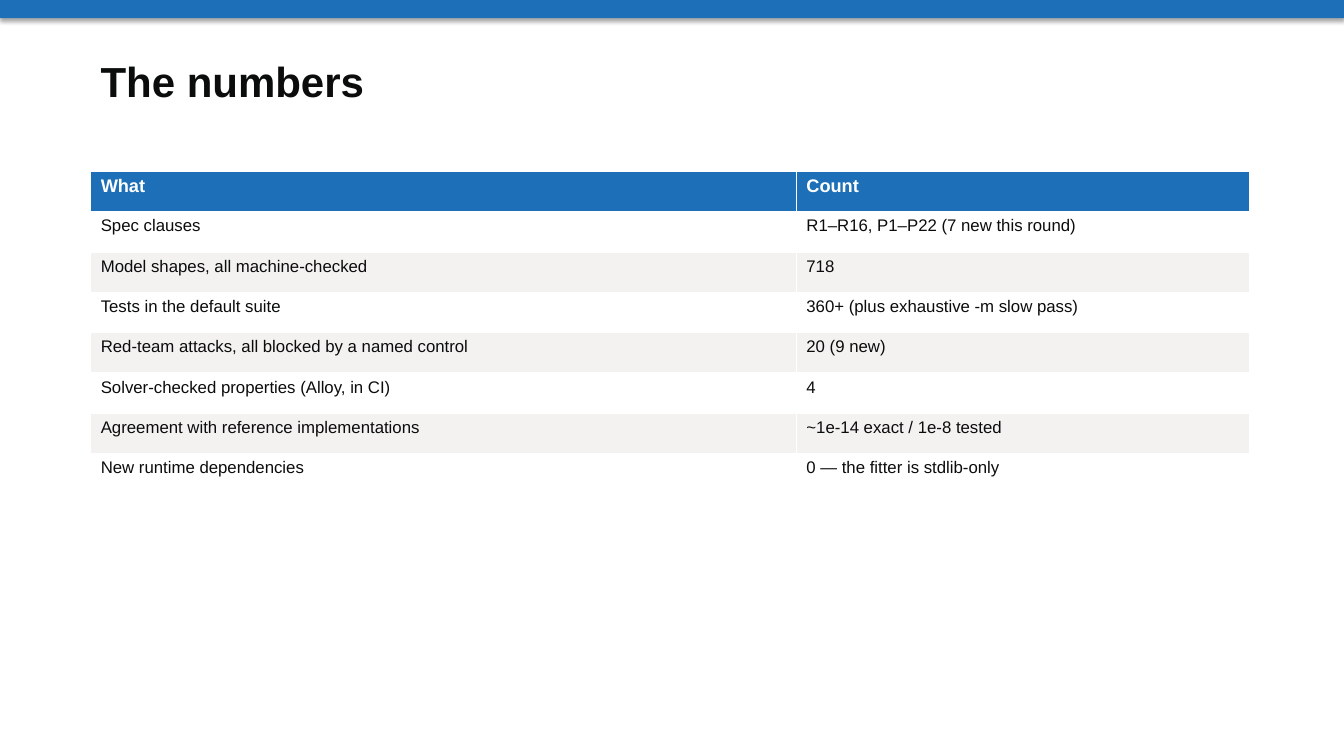
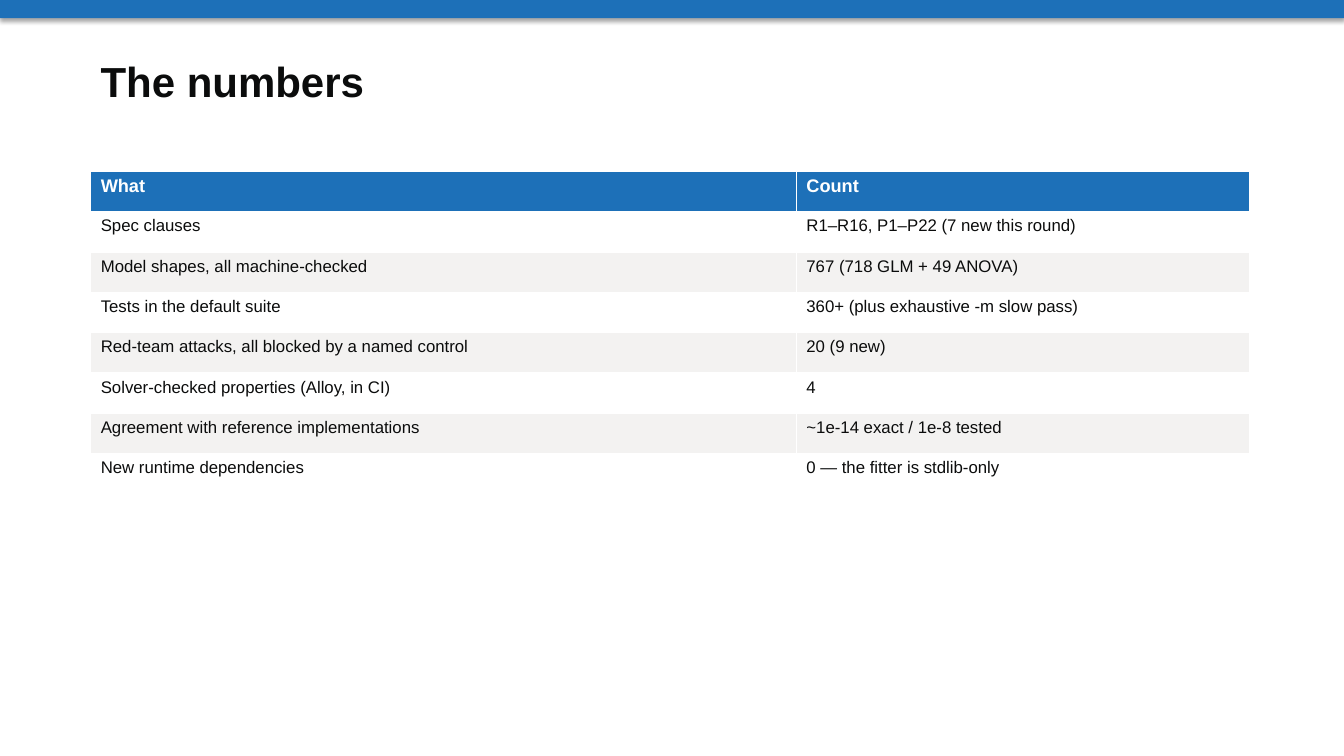
Before and after one commit to wadelab/safe-tre-agent, a slide deck: slide 11 of artifacts/ELIF.ppt (slide 10 before the commit). Drawn at 1344x756 pixels with LibreOffice and Linux fonts; fonts in the diff are those of the drawing. Boxes give left, top, right and bottom in pixels: in the first picture for what was removed or moved away, otherwise in the second. Text is boxed around its words. In the diff, an @@ line names an element or a change of style, - is before the commit and + after.

Commit message:
Decks: advertise the one-way ANOVA tool and how it was added
Adds ANOVA to the deck copy across all five decks, and — in the committed
ELIF and GUIDELINES decks — a slide on HOW it was incorporated: the cells-first
worked example (reuses the gaussian GLM's vetted mean/sum_sq cells; new code is
just stats.f_sf + AnovaSpec + AnovaProcedure; engine/disclosure/service
untouched; checklist discharged; documented in docs/adding-a-statistical-tool.md).
Refreshes the machine-checked model-shape count to 767 (718 GLM + 49 ANOVA).

```diff
--- a/artifacts/ELIF.ppt
+++ b/artifacts/ELIF.ppt
@@ table at <box>91,171,1250,494</box> @@
-row 3, column 2: 718
+row 3, column 2: 767 (718 GLM + 49 ANOVA)
```
Also in this commit, not shown: 1 other slide changed, 1 slide added, 2 other files.
